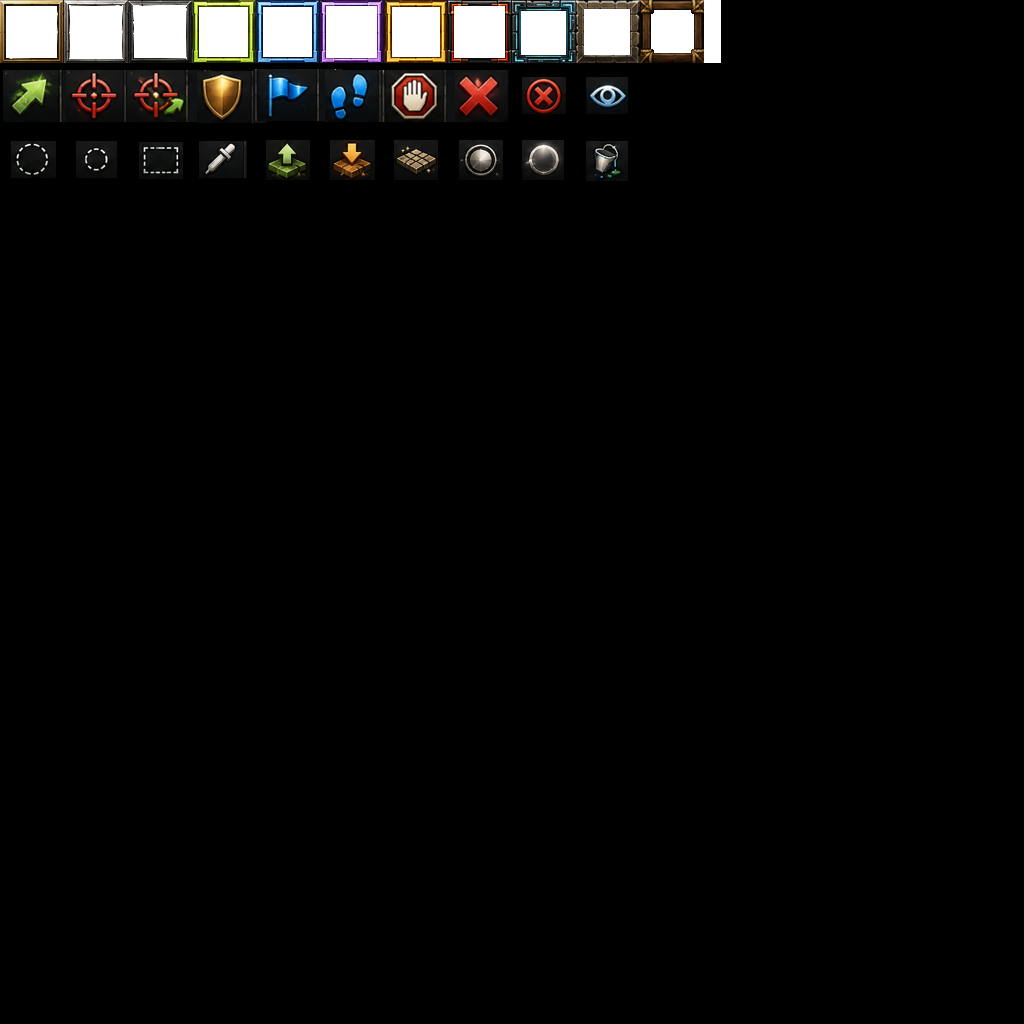
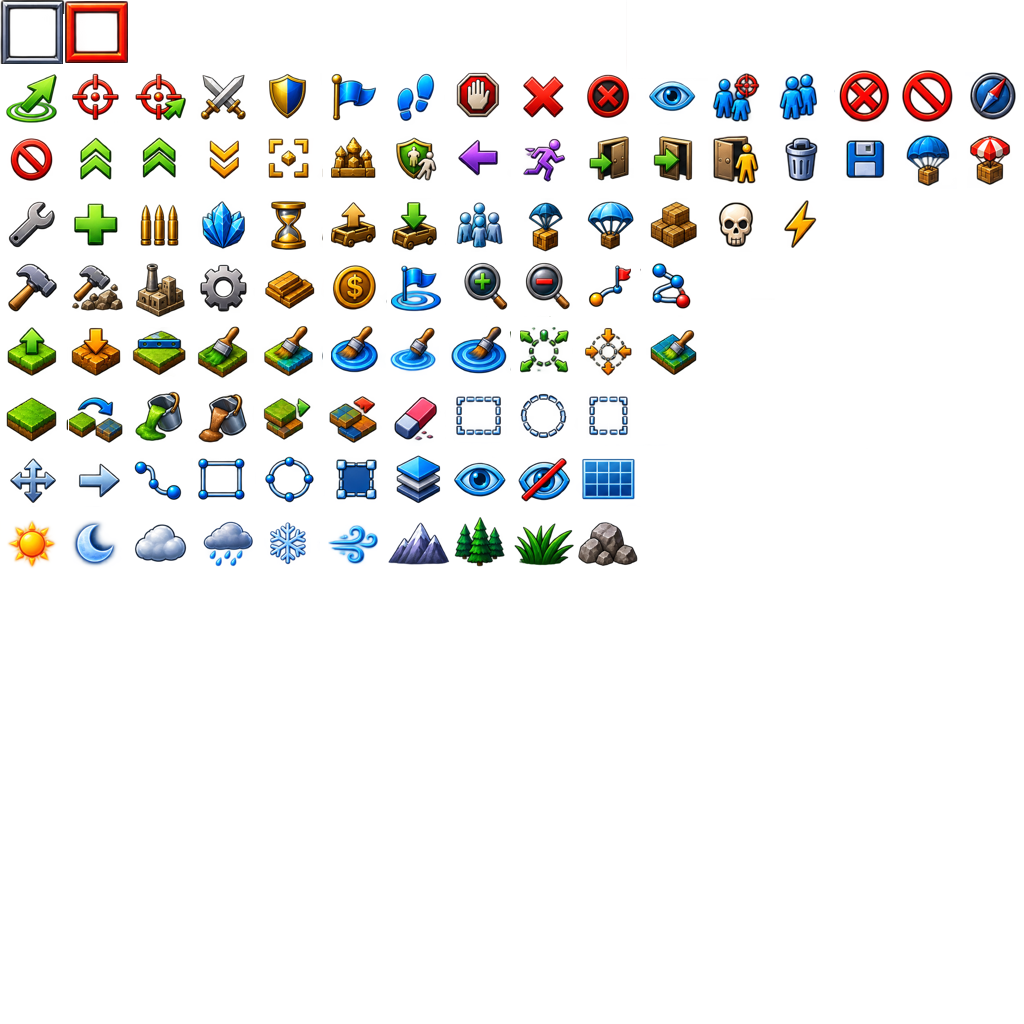
Before/after of a 1024px x 1024px layered artwork. What changed in the layer stack:
added layer "ChatGPT Image 4. Sept. 2026, 09_11_40.png Zusammengeführt" above "ChatGPT Image 4. Sept. 2026, 09_11_40.png" over [0, 0, 1024, 1024]
hid "ActionIcons1.png Zusammengeführt", painted on it over [0, 0, 1024, 1024]
hid "Malebene 1", painted on it over [0, 0, 1024, 1024]
